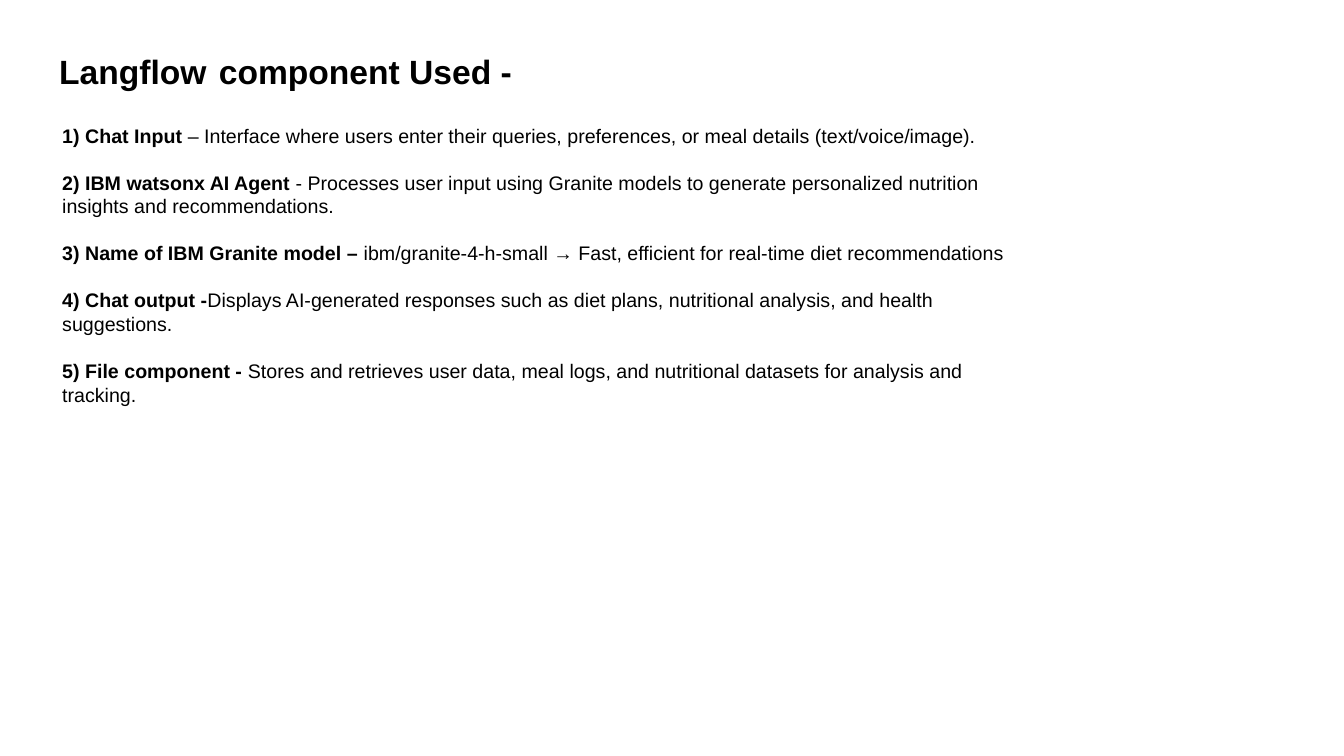
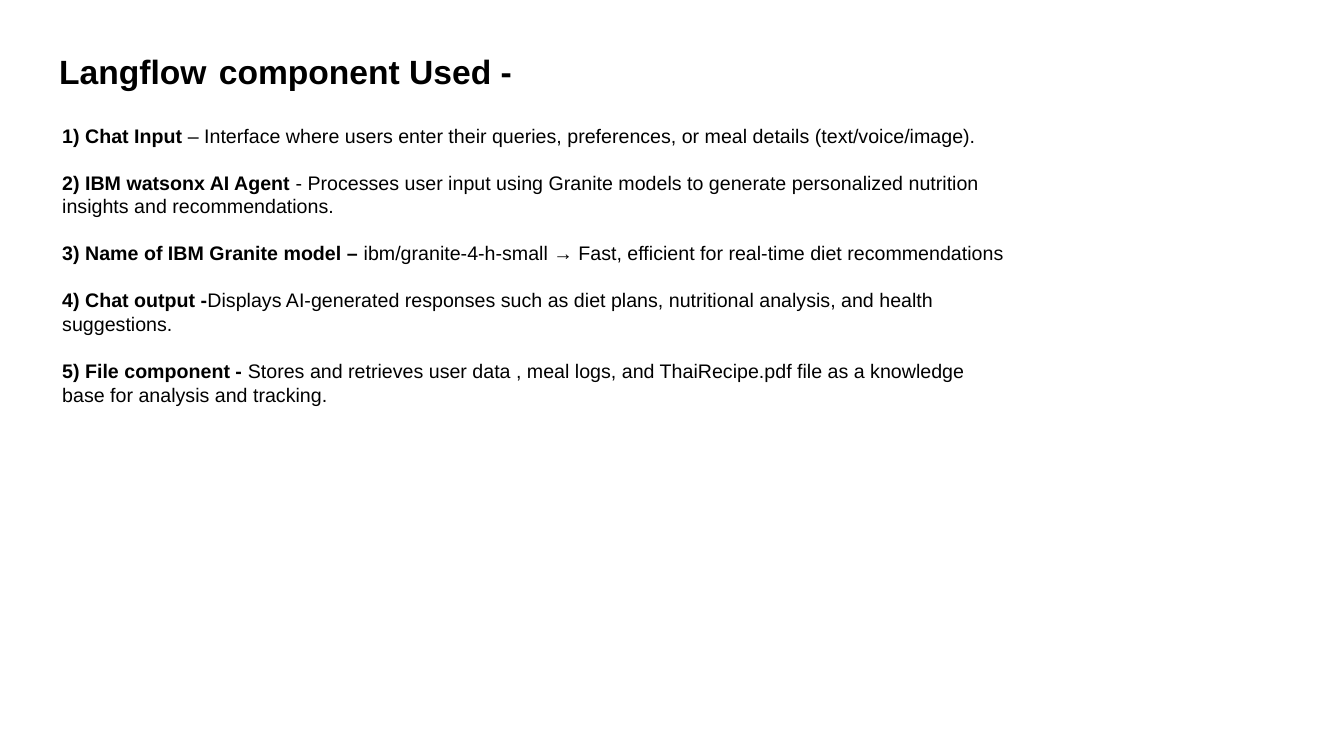
Before and after one commit to nitintripathi79/SRMIST_ThaiRecipe_NitinTripathi, a slide deck: slide 6 of Nitin Tripathi Project Submission.pptx. Drawn at 1344x756 pixels with LibreOffice and Linux fonts; fonts in the diff are those of the drawing. Boxes give left, top, right and bottom in pixels: in the first picture for what was removed or moved away, otherwise in the second. Text is boxed around its words. In the diff, an @@ line names an element or a change of style, - is before the commit and + after.

```diff
--- a/Nitin Tripathi Project Submission.pptx
+++ b/Nitin Tripathi Project Submission.pptx
@@ text at box(62, 363, 964, 406): text changed @@
-5) File component - Stores and retrieves user data, meal logs, and nutritional datasets for analysis and tracking.
+5) File component - Stores and retrieves user data , meal logs, and ThaiRecipe.pdf file as a knowledge base for analysis and tracking.
```
Also in this commit, not shown: 6 other slides changed.
